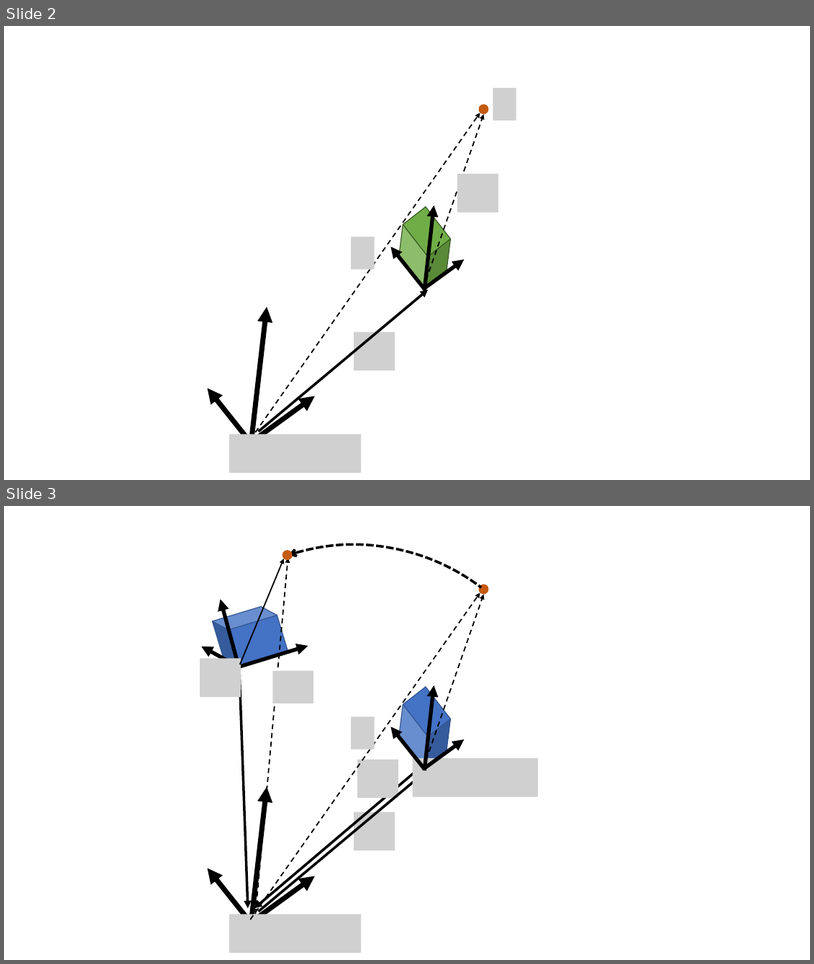
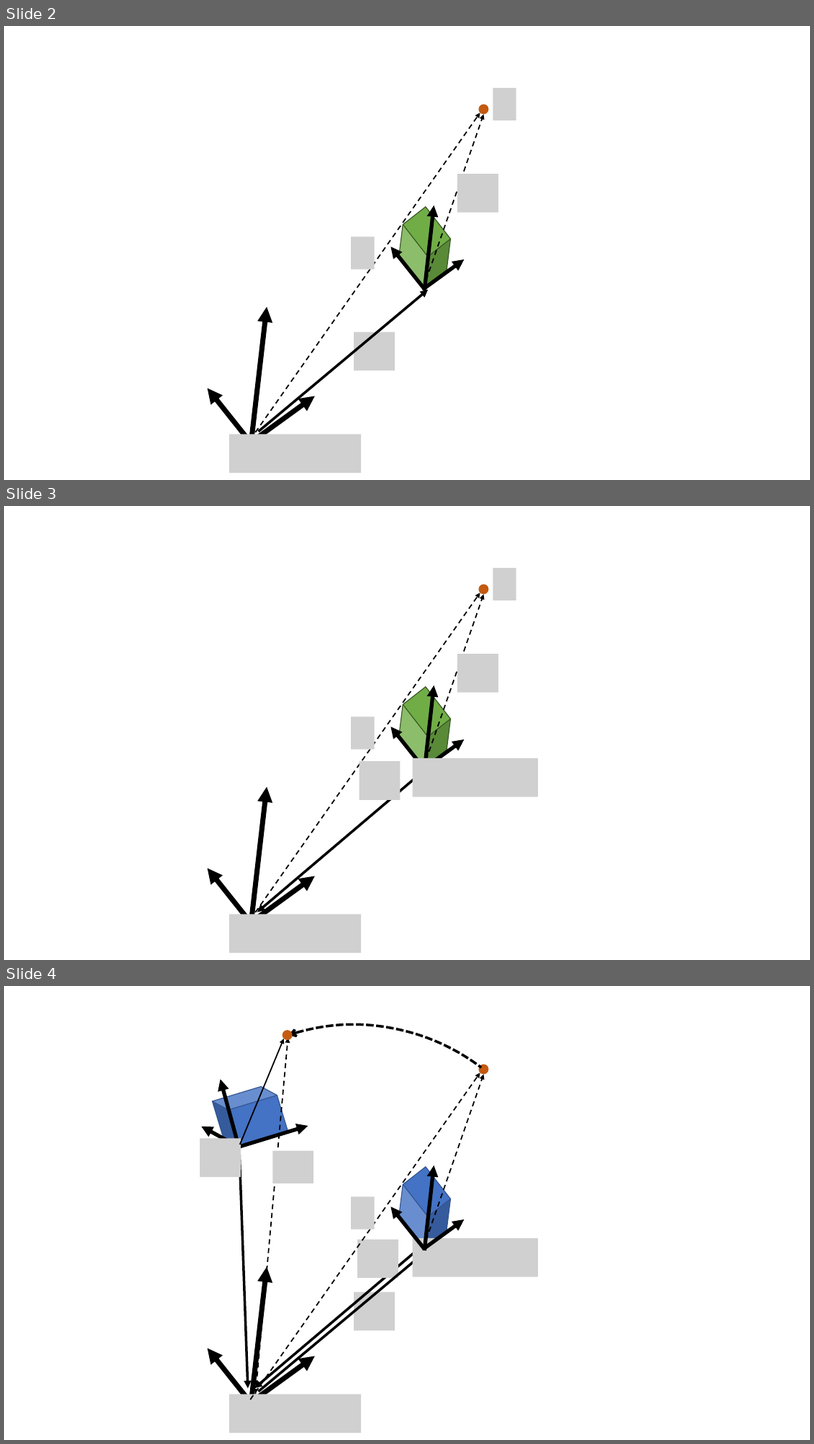
Before and after one commit to rurusasu/Diary, a slide deck: 座標変換.pptx. Shown one above the other, each under a label of ours: slides 2 and 3 before the commit, slides 2, 3 and 4 after it. The pictures are 814x964 and 814x1444 pixels, drawn with LibreOffice and Linux fonts; fonts in the diff are those of the drawing; grey boxes stand for pictures. Boxes give left, top, right and bottom in pixels: in the first picture for what was removed or moved away, otherwise in the second. Text is boxed around its words. In the diff, an @@ line names an element or a change of style, - is before the commit and + after.

```diff
--- a/座標変換.pptx
+++ b/座標変換.pptx
@@ slide 3 added at [4,506,810,960], background #FFFFFF @@
@@ picture added at [494,568,517,600] @@
@@ ellipse added at [479,584,489,595], fill #C55A11 @@
@@ arrow added from (250, 919) to (481, 592), #000000 1.5 pt dashed @@
@@ arrow added from (424, 768) to (484, 595), #000000 1.5 pt dashed @@
@@ picture added at [458,654,499,692] @@
@@ cube added at [386,687,464,767], fill #70AD47, outline #385723 1 pt @@
@@ arrow added from (424, 770) to (434, 685), #000000 4.5 pt @@
@@ picture added at [351,716,375,749] @@
@@ arrow added from (424, 769) to (391, 727), #000000 4.5 pt @@
@@ arrow added from (424, 768) to (464, 739), #000000 4.5 pt @@
@@ picture added at [360,762,401,800] @@
@@ picture added at [413,758,538,797] @@
@@ arrow added from (424, 771) to (257, 912), #000000 3 pt @@
@@ arrow added from (252, 919) to (267, 787), #000000 6 pt @@
@@ arrow added from (252, 923) to (207, 867), #000000 6 pt @@
@@ arrow added from (252, 922) to (315, 875), #000000 6 pt @@
@@ picture added at [229,914,361,952] @@
@@ what was slide 3 is now slide 4 @@
```
Also in this commit, not shown: 2 other slides added, 2 other files.
